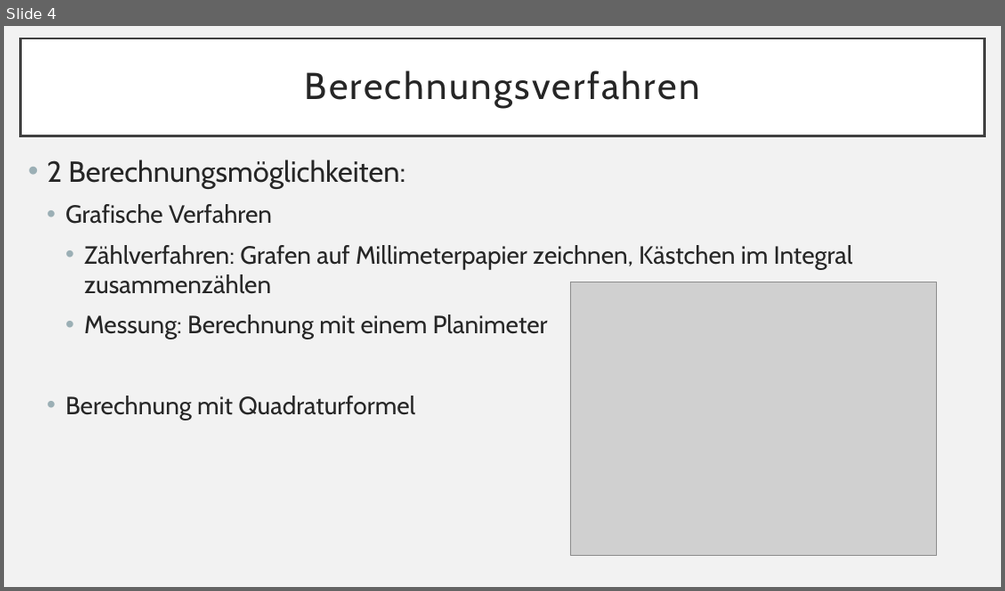
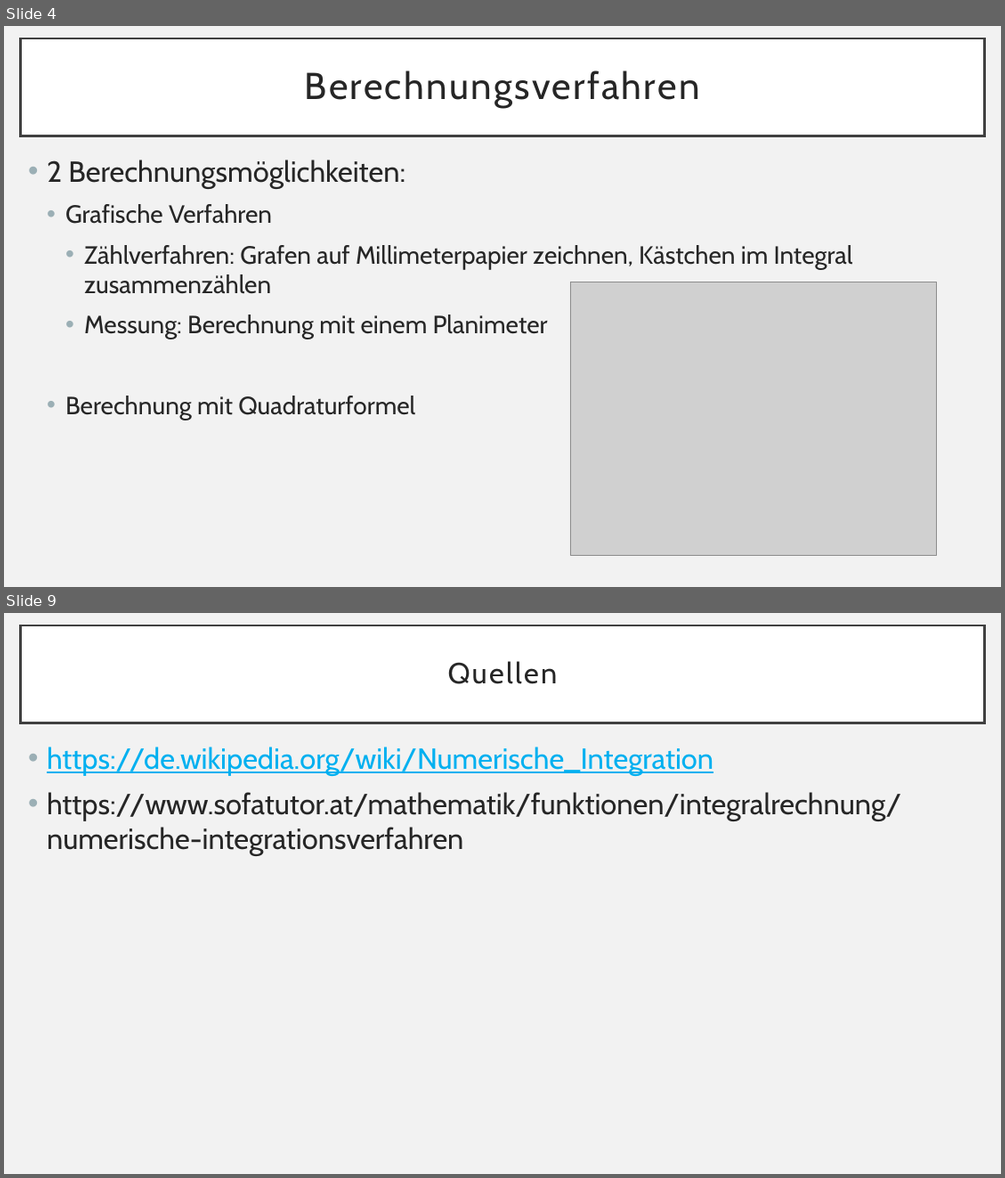
Before and after one commit to Zwilli/Numerik_und_Logik, a slide deck: Baumann/Numerische Integration.pptx. Shown one above the other, each under a label of ours: slide 4 before the commit, slides 4 and 9 after it; the slides between them are not shown. The pictures are 1005x591 and 1005x1178 pixels, drawn with LibreOffice and Linux fonts; fonts in the diff are those of the drawing; grey boxes stand for pictures. Boxes give left, top, right and bottom in pixels: in the first picture for what was removed or moved away, otherwise in the second. Text is boxed around its words. In the diff, an @@ line names an element or a change of style, - is before the commit and + after.

```diff
--- a/Baumann/Numerische Integration.pptx
+++ b/Baumann/Numerische Integration.pptx
@@ slide 9 added at (4,613,1001,1174), background #F2F2F2 @@
@@ title added at (20,625,985,723), fill #FFFFFF, outline #404040 2.5 pt, 28 pt, text #262626 @@
+Quellen
@@ text added at (47,747,901,856), 28 pt, text #262626 @@
+• https://de.wikipedia.org/wiki/Numerische_Integration
+• https://www.sofatutor.at/mathematik/funktionen/integralrechnung/numerische-integrationsverfahren
```
Also in this commit, not shown: 5 other slides added, 2 slides removed, 2 other files.
